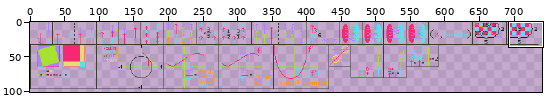
A pixel-art file gets an edit: OutlineTools/drawings.ase. Above: a wide view before the commit, with the close-up outlined.
Close-up. Before the edit:
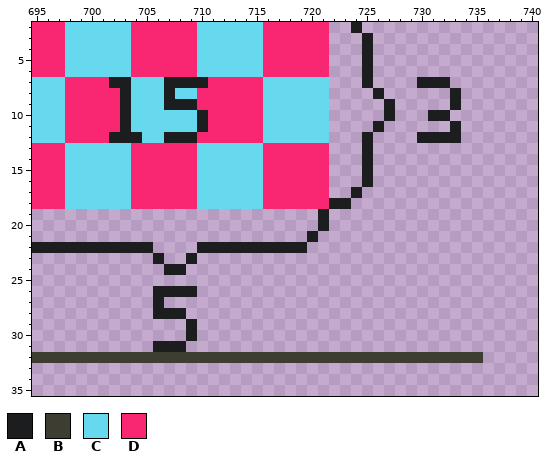
1024x128 pixels, 1 frame. Shown: x 695..740, y 2..35. The wide view leaves out empty margins.
Palette (. is transparent): A #1b1d1e  B #3e3d32  C #66d9ef  D #f92672
Pixels before, first column x 695:
 2 DDDCCCCCCDDDDDDCCCCCCDDDDDD..A...........
 3 DDDCCCCCCDDDDDDCCCCCCDDDDDD...A..........
 4 DDDCCCCCCDDDDDDCCCCCCDDDDDD...A..........
 5 DDDCCCCCCDDDDDDCCCCCCDDDDDD...A..........
 6 DDDCCCCCCDDDDDDCCCCCCDDDDDD...A..........
 7 CCCDDDDAACCCAAAADDDDDCCCCCC...A....AAA...
 8 CCCDDDDDACCCACCDDDDDDCCCCCC....A......A..
 9 CCCDDDDDACCCAAADDDDDDCCCCCC.....A.....A..
10 CCCDDDDDACCCCCCADDDDDCCCCCC.....A...AA...
11 CCCDDDDDACCCCCCADDDDDCCCCCC....A......A..
12 CCCDDDDAAACCAAADDDDDDCCCCCC...A....AAAA..
13 DDDCCCCCCDDDDDDCCCCCCDDDDDD...A..........
14 DDDCCCCCCDDDDDDCCCCCCDDDDDD...A..........
15 DDDCCCCCCDDDDDDCCCCCCDDDDDD...A..........
16 DDDCCCCCCDDDDDDCCCCCCDDDDDD...A..........
17 DDDCCCCCCDDDDDDCCCCCCDDDDDD..A...........
18 DDDCCCCCCDDDDDDCCCCCCDDDDDDAA............
19 ..........................A..............
20 ..........................A..............
21 .........................A...............
22 AAAAAAAAAAA....AAAAAAAAAA................
23 ...........A..A..........................
24 ............AA...........................
25 .........................................
26 ...........AAAA..........................
27 ...........A.............................
28 ...........AAA...........................
29 ..............A..........................
30 ..............A..........................
31 ...........AAA...........................
32 BBBBBBBBBBBBBBBBBBBBBBBBBBBBBBBBBBBBBBBBB
Now the later version:
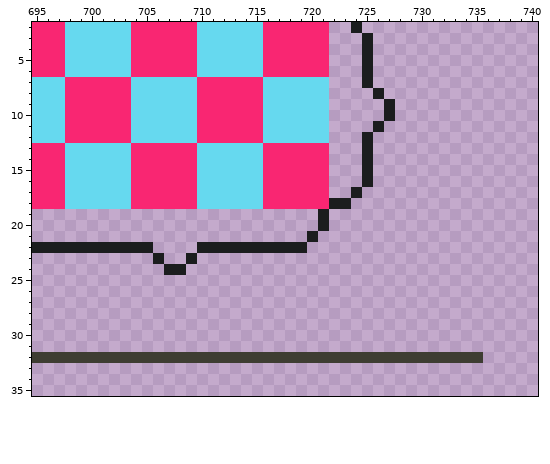
Edits made:
Changed rows in their new state; - is an unchanged pixel.
first column x 702:
 7 DD---CCCD-------------------...-
 8 -D---C-------------------------.
 9 -D---CCC-----------------------.
10 -D------D--------------------..-
11 -D------D----------------------.
12 DDC--CCC--------------------....
first column x 706:
26 ....
27 .---
28 ...-
29 ---.
30 ---.
31 ...-
Where, in picture pixels (left, top, right, bottom), the same in both close-ups:
changed: (109, 77, 208, 143)
erased: (417, 77, 461, 143)
erased: (153, 286, 197, 352)
